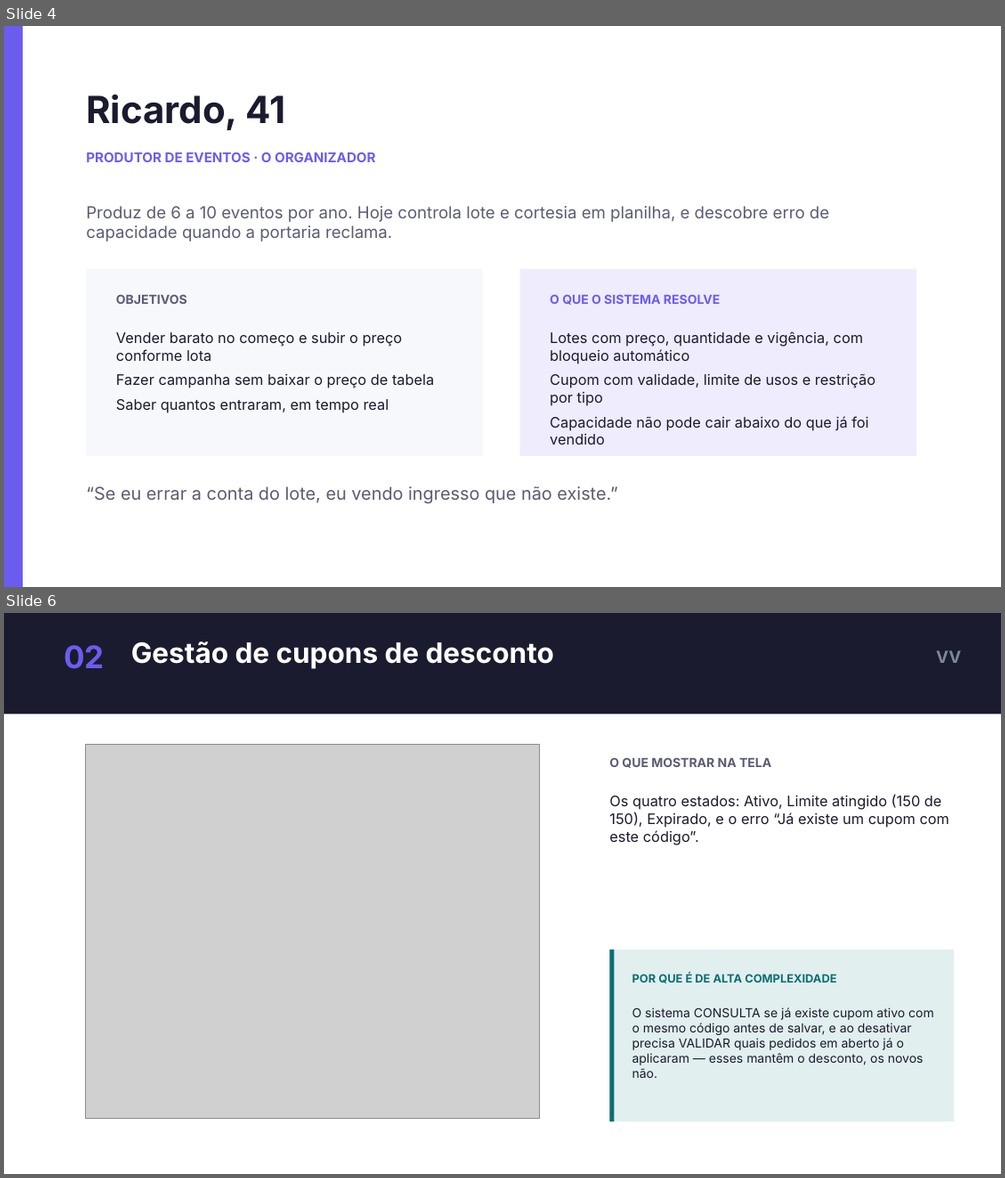
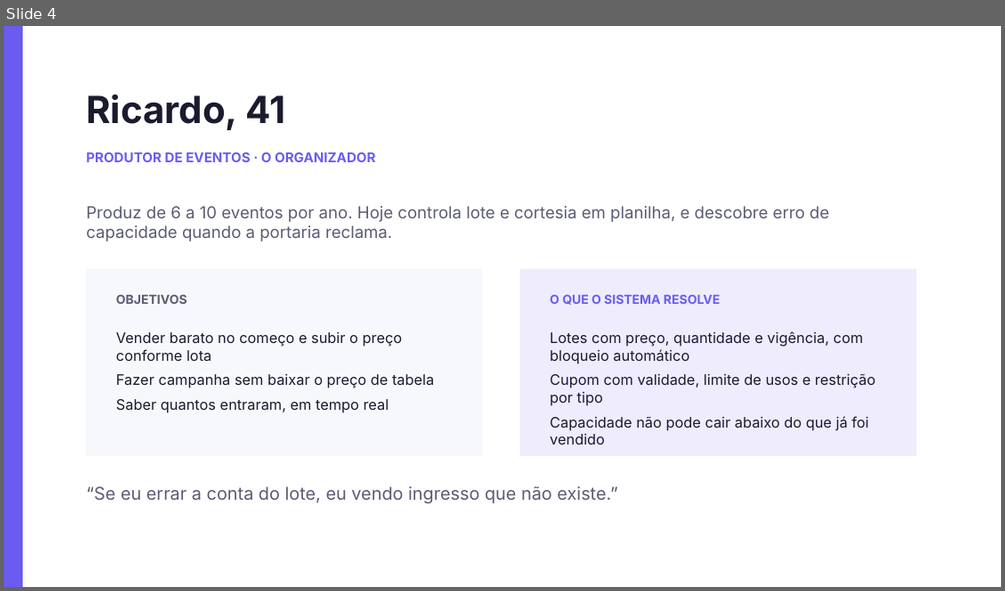
Before and after one commit to dudumalheiros/BilhetePass, a slide deck: docs/slides/BilhetePass-apresentacao.pptx. Shown one above the other, each under a label of ours: slides 4 and 6 before the commit, slide 4 after it; the slides between them are not shown. The pictures are 1005x1178 and 1005x591 pixels, drawn with LibreOffice and Linux fonts; fonts in the diff are those of the drawing; grey boxes stand for pictures. Boxes give left, top, right and bottom in pixels: in the first picture for what was removed or moved away, otherwise in the second. Text is boxed around its words. In the diff, an @@ line names an element or a change of style, - is before the commit and + after.

```diff
--- a/docs/slides/BilhetePass-apresentacao.pptx
+++ b/docs/slides/BilhetePass-apresentacao.pptx
@@ slide 6 removed at [4, 613, 1001, 1174], background #FFFFFF @@
@@ rectangle removed at [4, 613, 1001, 714] @@
@@ text removed at [64, 645, 105, 669] @@
-02
@@ text removed at [131, 641, 554, 669] @@
-Gestão de cupons de desconto
@@ text removed at [936, 650, 961, 663] @@
-VV
@@ picture removed at [86, 744, 540, 1118] @@
@@ text removed at [609, 757, 771, 768] @@
-O QUE MOSTRAR NA TELA
@@ text removed at [609, 795, 949, 845] @@
-Os quatro estados: Ativo, Limite atingido (150 de 150), Expirado, e o erro “Já existe um cupom com este código”.
@@ rectangle removed at [610, 949, 954, 1121] @@
@@ rectangle removed at [610, 949, 615, 1121] @@
@@ text removed at [632, 973, 836, 983] @@
-POR QUE É DE ALTA COMPLEXIDADE
@@ text removed at [632, 1007, 934, 1078] @@
-O sistema CONSULTA se já existe cupom ativo com o mesmo código antes de salvar, e ao desativar precisa VALIDAR quais pedidos em aberto já o aplicaram — esses mantêm o desconto, os novos não.
```
Also in this commit, not shown: 4 slides changed, 7 slides added, 5 other slides removed.
